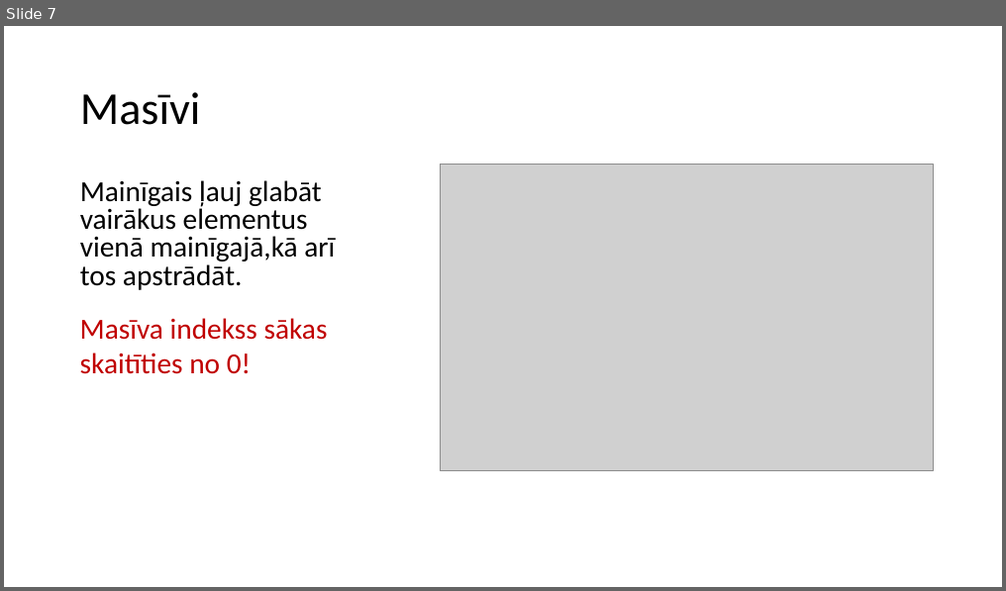
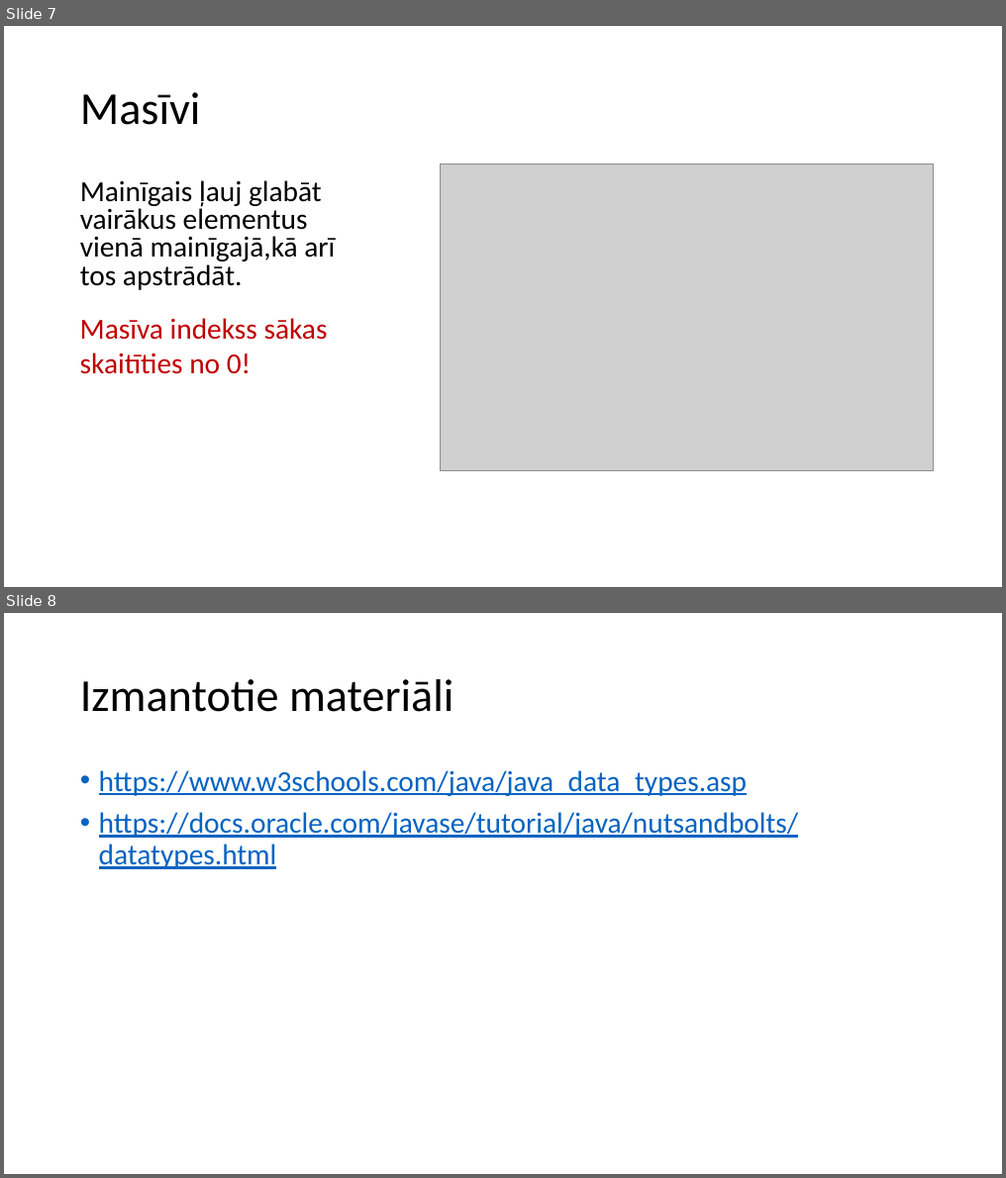
Before and after one commit to TBumerts/Eksamena_Darbs, a slide deck: Bumerts_InformativaisMaterials.pptx. Shown one above the other, each under a label of ours: slide 7 before the commit, slides 7 and 8 after it. The pictures are 1006x591 and 1006x1178 pixels, drawn with LibreOffice and Linux fonts; fonts in the diff are those of the drawing; grey boxes stand for pictures. Boxes give left, top, right and bottom in pixels: in the first picture for what was removed or moved away, otherwise in the second. Text is boxed around its words. In the diff, an @@ line names an element or a change of style, - is before the commit and + after.

```diff
--- a/Bumerts_InformativaisMaterials.pptx
+++ b/Bumerts_InformativaisMaterials.pptx
@@ slide 8 added at (x1=4, y1=613, x2=1002, y2=1174), background #FFFFFF @@
@@ title added at (x1=80, y1=679, x2=453, y2=712), 44 pt, text #000000 @@
+Izmantotie materiāli
@@ text added at (x1=99, y1=770, x2=799, y2=869), 28 pt, text #0563C1, underline @@
+• https://www.w3schools.com/java/java_data_types.asp
+• https://docs.oracle.com/javase/tutorial/java/nutsandbolts/datatypes.html
```
Also in this commit, not shown: 2 other files.
